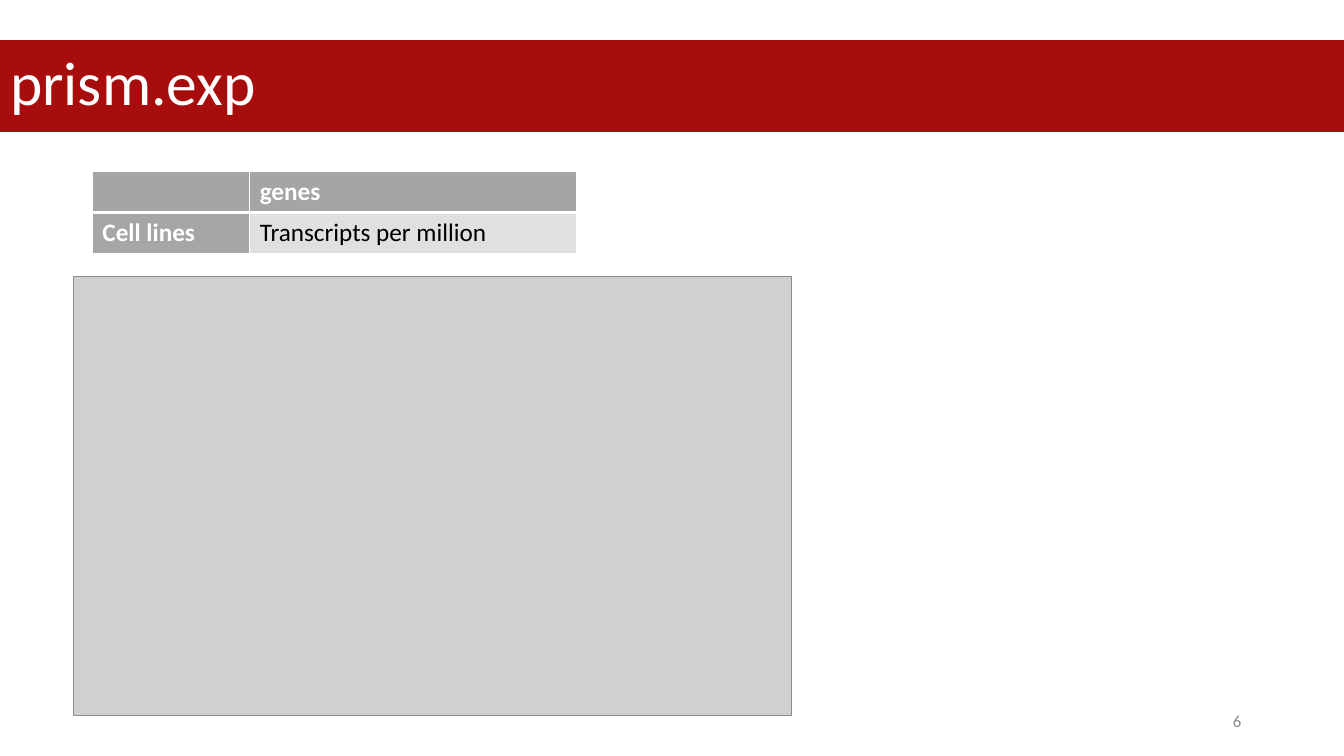
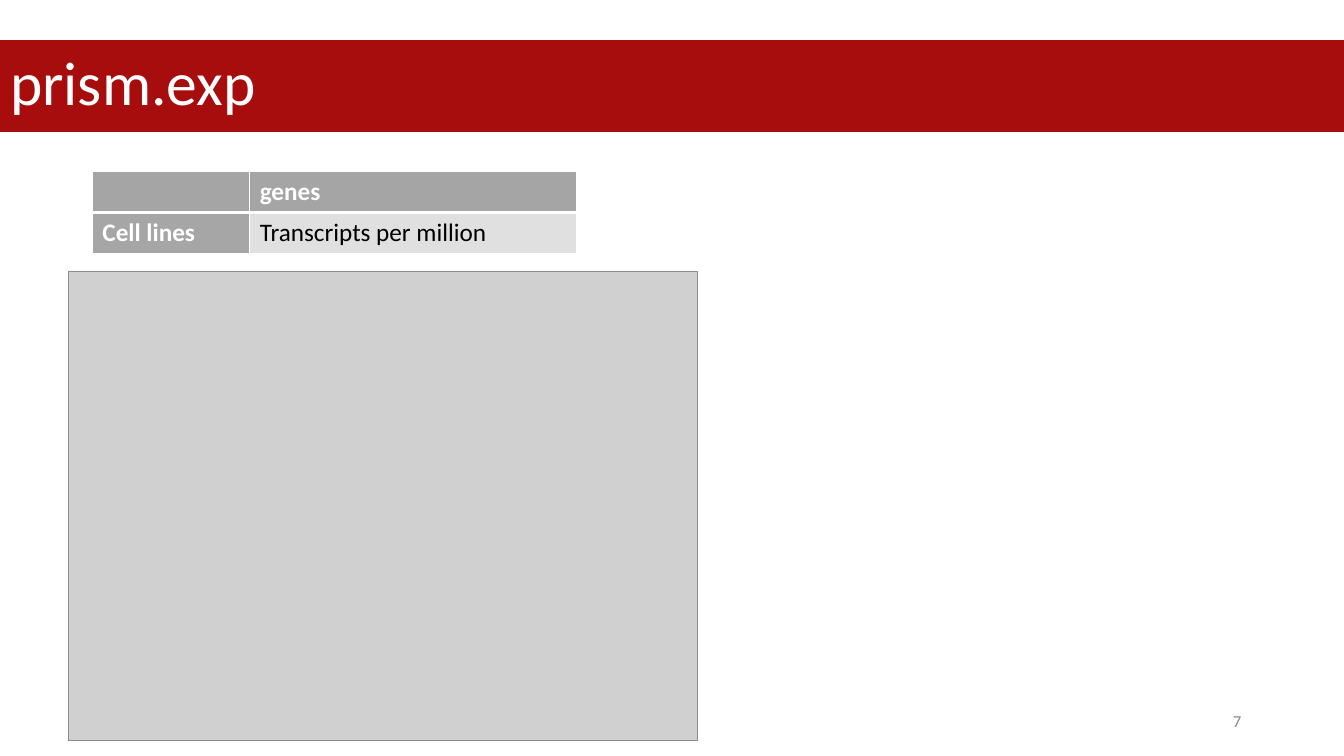
Before and after one commit to datascience-mobi-2023/topic05_team02, a slide deck: slide 7 of project proposal.pptx (slide 6 before the commit). Drawn at 1344x756 pixels with LibreOffice and Linux fonts; fonts in the diff are those of the drawing; grey boxes stand for pictures. Boxes give left, top, right and bottom in pixels: in the first picture for what was removed or moved away, otherwise in the second. Text is boxed around its words. In the diff, an @@ line names an element or a change of style, - is before the commit and + after.

```diff
--- a/project proposal.pptx
+++ b/project proposal.pptx
@@ picture: place and size @@
-picture at <box>74,276,791,716</box>
+picture at <box>69,271,698,741</box>
@@ page number at <box>1233,716,1241,727</box>: text changed @@
-6
+7
```
Also in this commit, not shown: 4 other slides changed, 1 slide added.
